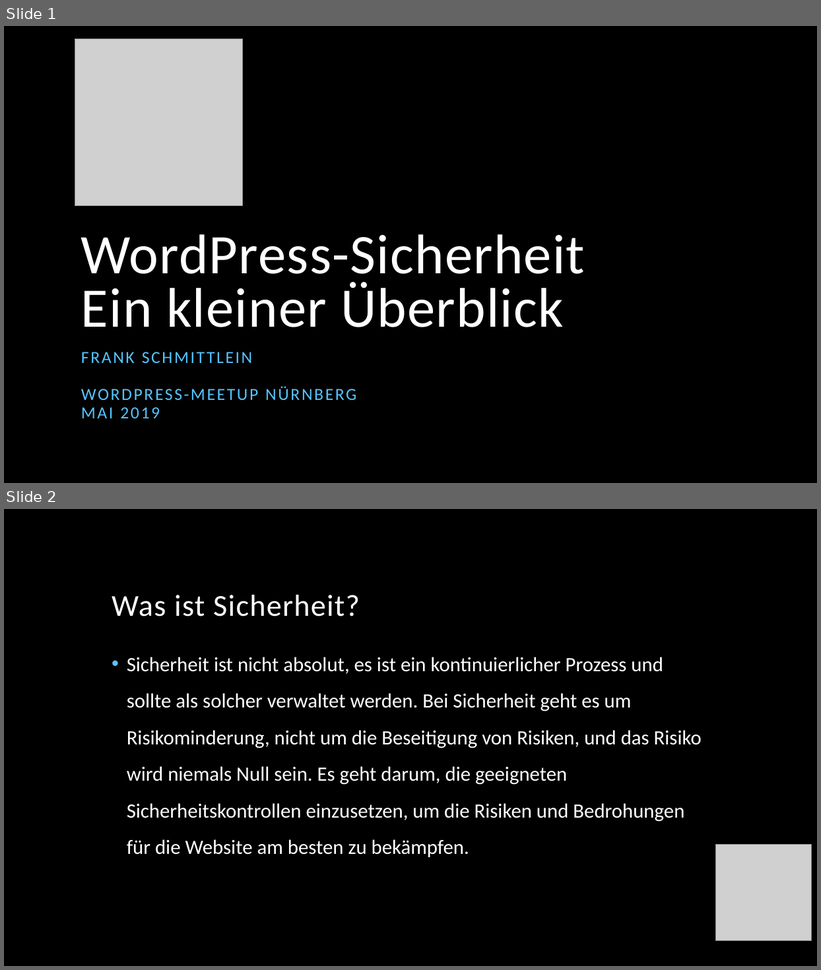
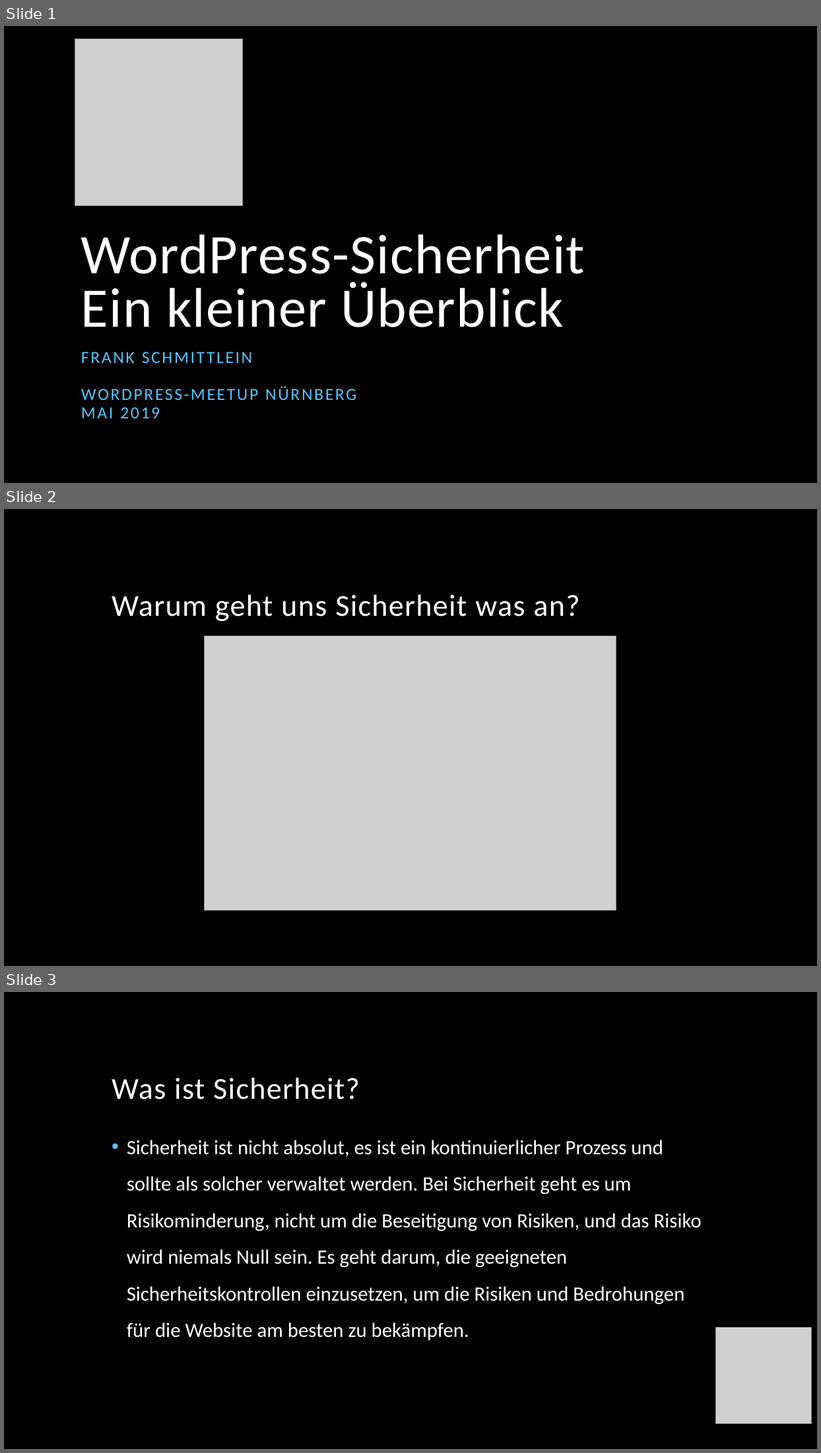
Before and after one commit to fschmittlein/wp-meetup, a slide deck: WPM Nürnberg - WordPress-Sicherheit.pptx. Shown one above the other, each under a label of ours: slides 1 and 2 before the commit, slides 1, 2 and 3 after it. The pictures are 821x970 and 821x1453 pixels, drawn with LibreOffice and Linux fonts; fonts in the diff are those of the drawing; grey boxes stand for pictures; background and template pictures are left out. Boxes give left, top, right and bottom in pixels: in the first picture for what was removed or moved away, otherwise in the second. Text is boxed around its words. In the diff, an @@ line names an element or a change of style, - is before the commit and + after.

```diff
--- a/WPM Nürnberg - WordPress-Sicherheit.pptx
+++ b/WPM Nürnberg - WordPress-Sicherheit.pptx
@@ slide 2 added at [4,509,817,966], background picture (left out) @@
@@ title added at [112,595,580,621], 36 pt, text #FFFFFF @@
+Warum geht uns Sicherheit was an?
@@ picture added at [204,636,616,910] @@
@@ what was slide 2 is now slide 3 @@
```
Also in this commit, not shown: 3 slides changed, 3 other slides added.
